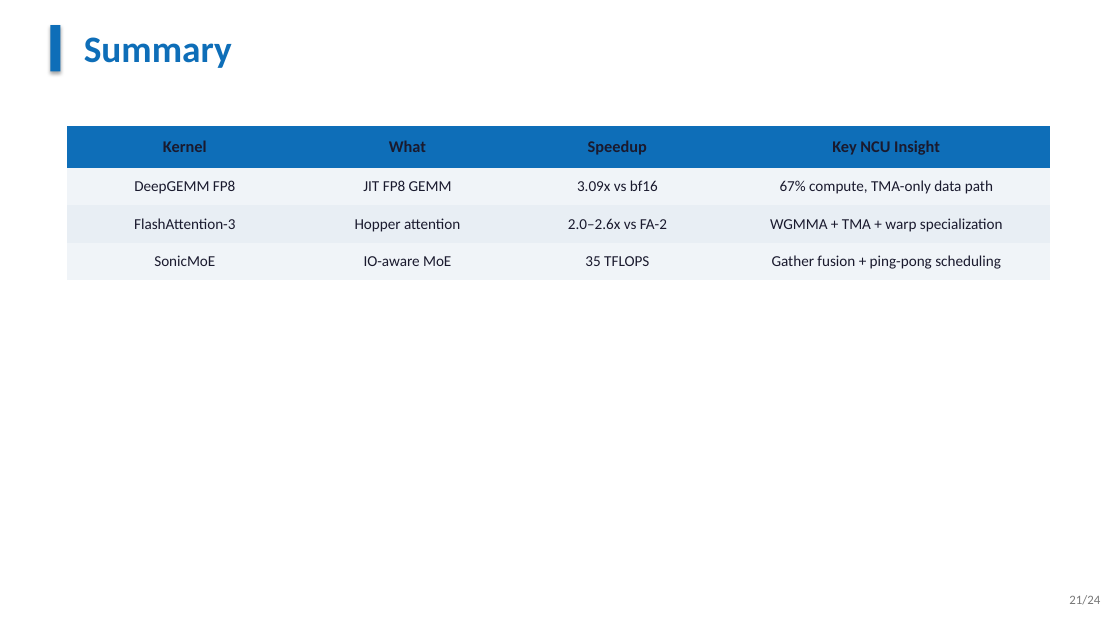
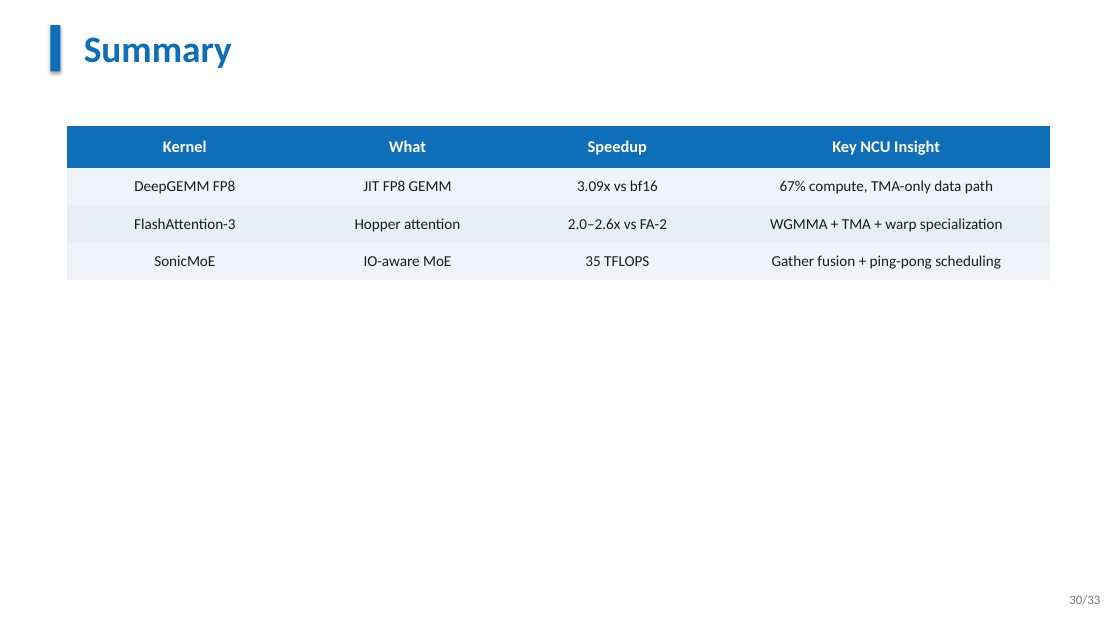
Before and after one commit to XAheli/torch-profiler, a slide deck: slide 30 of slides.pptx (slide 21 before the commit). Drawn at 1120x630 pixels with LibreOffice and Linux fonts; fonts in the diff are those of the drawing. Boxes give left, top, right and bottom in pixels: in the first picture for what was removed or moved away, otherwise in the second. Text is boxed around its words. In the diff, an @@ line names an element or a change of style, - is before the commit and + after.

```diff
--- a/slides.pptx
+++ b/slides.pptx
@@ table at box(67, 126, 1050, 280) @@
@@ text colour #1A1A2E to #FFFFFF in "Kernel", "What", "Speedup", "Key NCU Insight" @@
@@ text at box(1069, 595, 1100, 605): text changed @@
-21/24
+30/33
```
Also in this commit, not shown: 23 other slides changed, 9 slides added, 1 other file.
